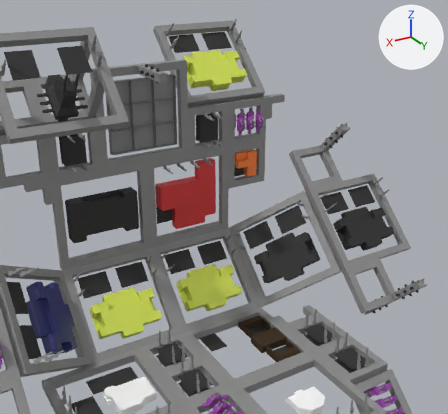
One commit to the glTF model StarbaseAtlasProjectOrigin.glb: the scene before it, then after it.
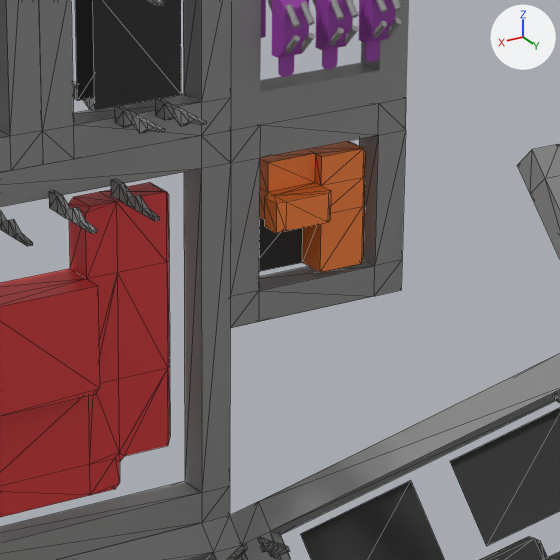
There are two pictures of each version: one from a 50 mm lens placed at (838.0, 1795.0, 1086.0), pointed at (-419.0, -301.0, 39.0), one close up on the part from 40% to 66% of the width and 29% to 57% of the height. Every picture has the same lights, and +X, +Y and +Z are marked at upper right. The close-ups show mesh edges as thin lines. Where no turn or scale is listed for an object, it has been applied to the vertices.

Script lines for the objects in view, before the commit:
```python
me_cube_011 = bpy.data.meshes.new('Cube.011')
me_cube_011.from_pydata(...)  # 204 vertices, 386 faces; spans x 0.0..370.0, y -30.0..75.0, z 0.0..370.0
# faces by material slot: [240, 144, 2]
me_cube_011.materials.append(mat_gray)  # grey #8f8f8f
me_cube_011.materials.append(mat_red)  # red #d9373a
me_cube_011.materials.append(mat_black)  # black #2d2d2d
me_cube_013 = bpy.data.meshes.new('Cube.013')
me_cube_013.from_pydata(...)  # 60 vertices, 122 faces; spans x -370.0..0.0, y -30.0..0.0, z 0.0..370.0
me_cube_013.materials.append(mat_gray)  # grey #8f8f8f
me_cube_025 = bpy.data.meshes.new('Cube.025')
me_cube_025.from_pydata(...)  # 76 vertices, 147 faces; spans x -185.0..0.0, y -185.0..0.0, z -30.0..20.0
# faces by material slot: [64, 80, 3]
me_cube_025.materials.append(mat_gray)  # grey #8f8f8f
me_cube_025.materials.append(mat_orange)  # orange #ff8437
me_cube_025.materials.append(mat_black)  # black #2d2d2d
ob_block_ore_dropoff_001 = bpy.data.objects.new('Block_Ore_Dropoff.001', me_cube_013)
ob_block_ore_dropoff_001.location = (109.8, -308.5, 300.2)
ob_block_ship_shop_001 = bpy.data.objects.new('Block_Ship_Shop.001', me_cube_011)
ob_block_ship_shop_001.location = (-445.2, -308.5, -69.8)
ob_quarter_block_ship_shop_001 = bpy.data.objects.new('Quarter_Block_Ship_Shop.001', me_cube_025)
ob_quarter_block_ship_shop_001.location = (-630.2, -308.5, 300.2)
ob_quarter_block_ship_shop_001.rotation_euler = (1.571, 0.0, -3.142)  # degrees (90, 0, -180)
# also in view: 'Quarter_Block_Towers.035' at (-353.0, -323.0, 393.0); 'Quarter_Block.154' at (-821.0, -193.0, 176.0); 'Quarter_Block_Refuel.005' at (-538.0, -323.0, 393.0); 'Block_Player_Ship_Shop_Rando.002' at (-260.0, -188.0, -202.0); 'Block_Player_Ship_Shop_OKI.001' at (-573.0, -93.0, -116.0)
```
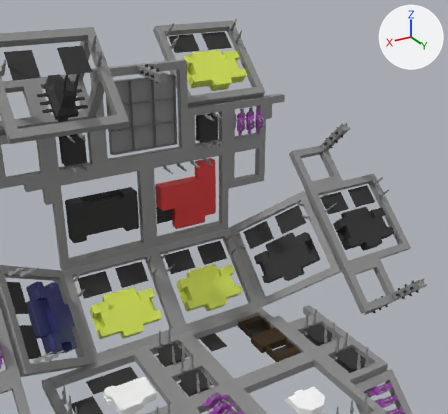
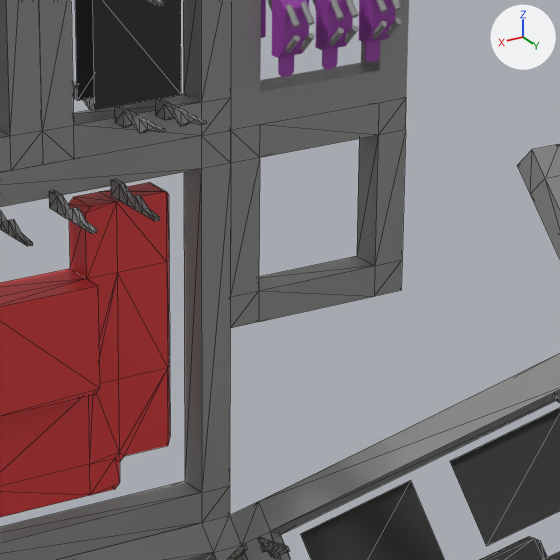
Pixel boxes (x1, y1, x2, y2) of what changed, in the close-ups (560 x 560 px):
'Quarter_Block_Ship_Shop.001', reshaped, moved, turned: (230, 98, 406, 328) in both

What changed in the scene script:
```text
Change ob_quarter_block_ship_shop_001:
    ob_quarter_block_ship_shop_001: bpy.data.objects.new('Quarter_Block_Ship_Shop.001', me_cube_025) -> bpy.data.objects.new('Quarter_Block_Ship_Shop.001', me_cube_007)
    ob_quarter_block_ship_shop_001.location: (-630.2, -308.5, 300.2) -> (-445.2, -338.5, 300.2)
    ob_quarter_block_ship_shop_001.rotation_euler: (1.571, 0.0, -3.142) -> (1.571, 0.0, 0.0)  # degrees (90, 0, -180) -> degrees (90, 0, 0)
```
